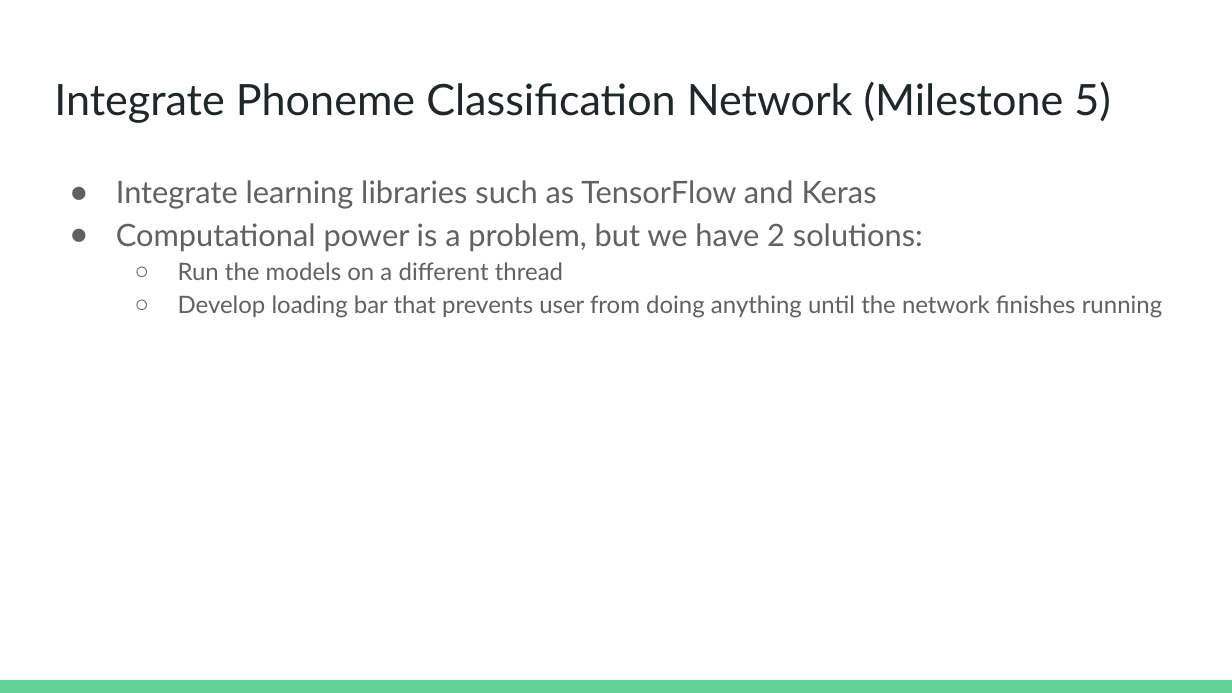
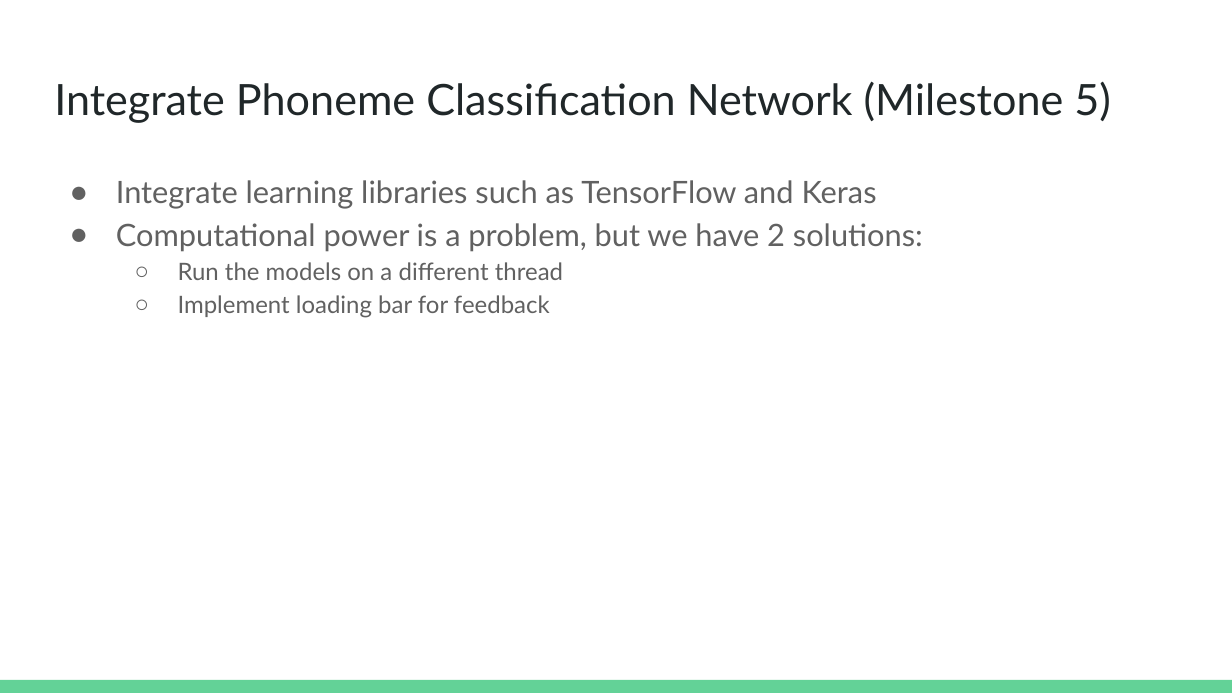
Before and after one commit to Nandith-Narayan/Senior-Design-Project, a slide deck: slide 10 of assets/files/semester2/milestone4/presentation.pptx. Drawn at 1232x693 pixels with LibreOffice and Linux fonts; fonts in the diff are those of the drawing. Boxes give left, top, right and bottom in pixels: in the first picture for what was removed or moved away, otherwise in the second. Text is boxed around its words. In the diff, an @@ line names an element or a change of style, - is before the commit and + after.

```diff
--- a/assets/files/semester2/milestone4/presentation.pptx
+++ b/assets/files/semester2/milestone4/presentation.pptx
@@ text at (x1=178, y1=295, x2=550, y2=318): text changed @@
-  ○ Develop loading bar that prevents user from doing anything until the network finishes running
+  ○ Implement loading bar for feedback
```
Also in this commit, not shown: 1 other slide changed.
